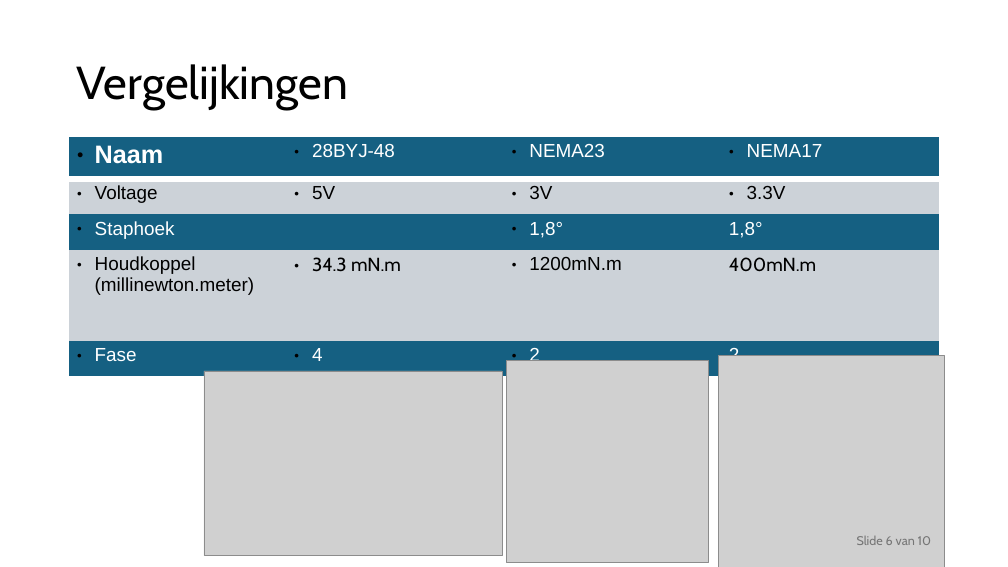
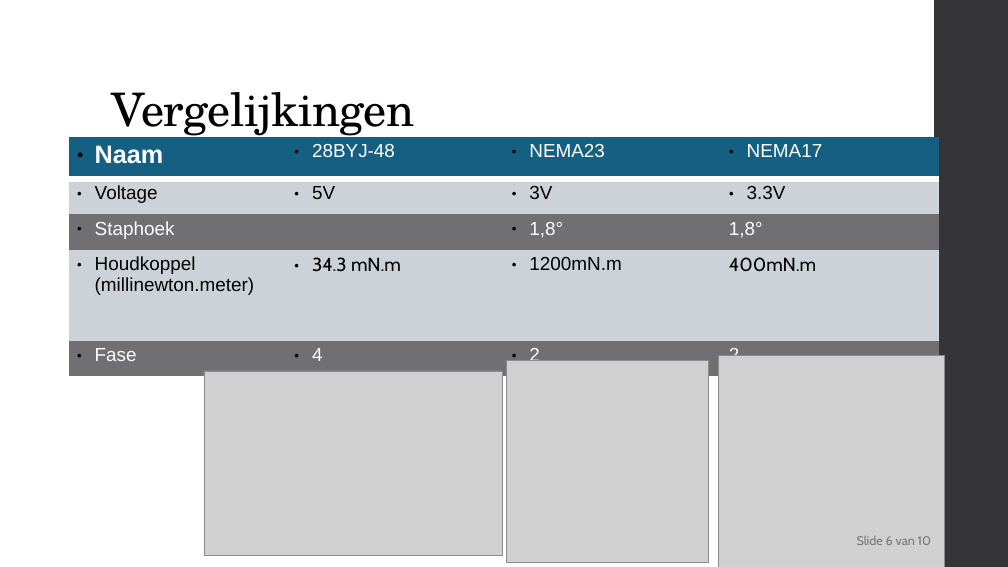
Before and after one commit to delamiro/Embedded-Stepper-Motor, a slide deck: slide 6 of docs/presentatie.odp. Drawn at 1008x567 pixels with LibreOffice and Linux fonts; fonts in the diff are those of the drawing; grey boxes stand for pictures. Boxes give left, top, right and bottom in pixels: in the first picture for what was removed or moved away, otherwise in the second. Text is boxed around its words. In the diff, an @@ line names an element or a change of style, - is before the commit and + after.

```diff
--- a/docs/presentatie.odp
+++ b/docs/presentatie.odp
@@ freeform shape added at box(934, 0, 1008, 567), fill #353537 @@
@@ title "Vergelijkingen": place and size @@
-title "Vergelijkingen" at box(77, 64, 348, 110)
+title "Vergelijkingen" at box(112, 92, 415, 140)
@@ title "Vergelijkingen" at box(112, 92, 415, 140): font Cabin to TeX Gyre Schola, letter spacing 0 to -0.5 pt; vertical alignment middle to bottom @@
@@ table at box(70, 137, 938, 370) @@
@@ fill #156082 to #6F6F74 in 8 cells @@
```
Also in this commit, not shown: 9 other slides changed, 1 other file.
